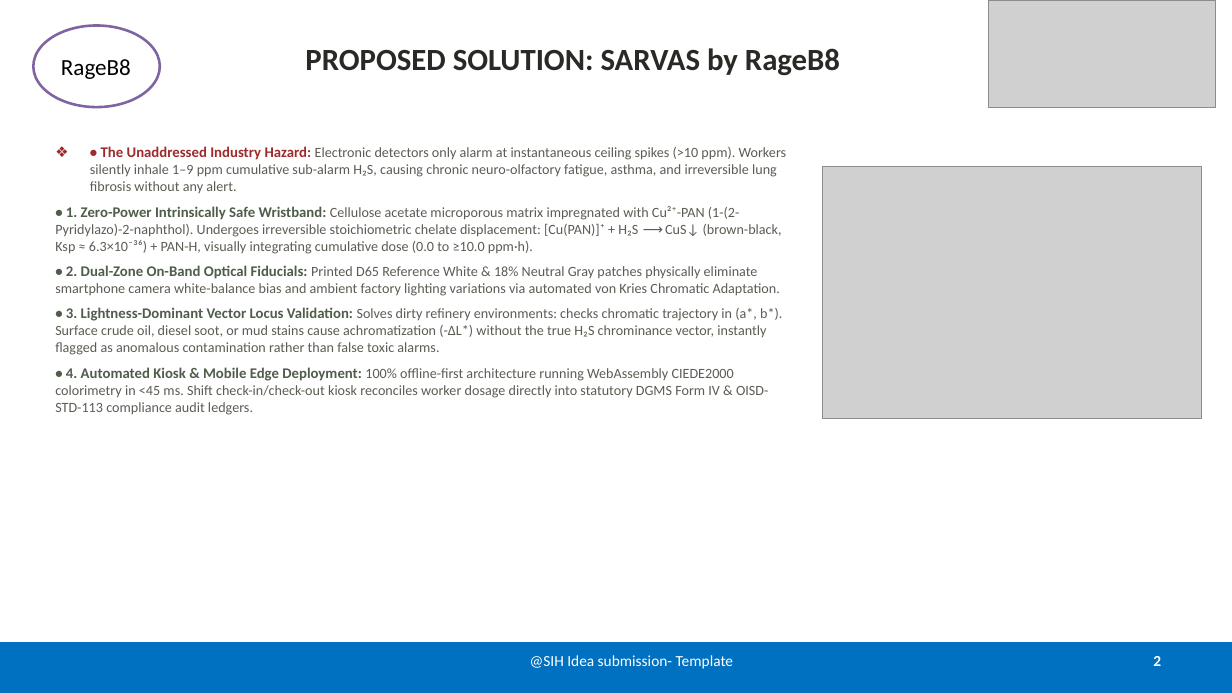
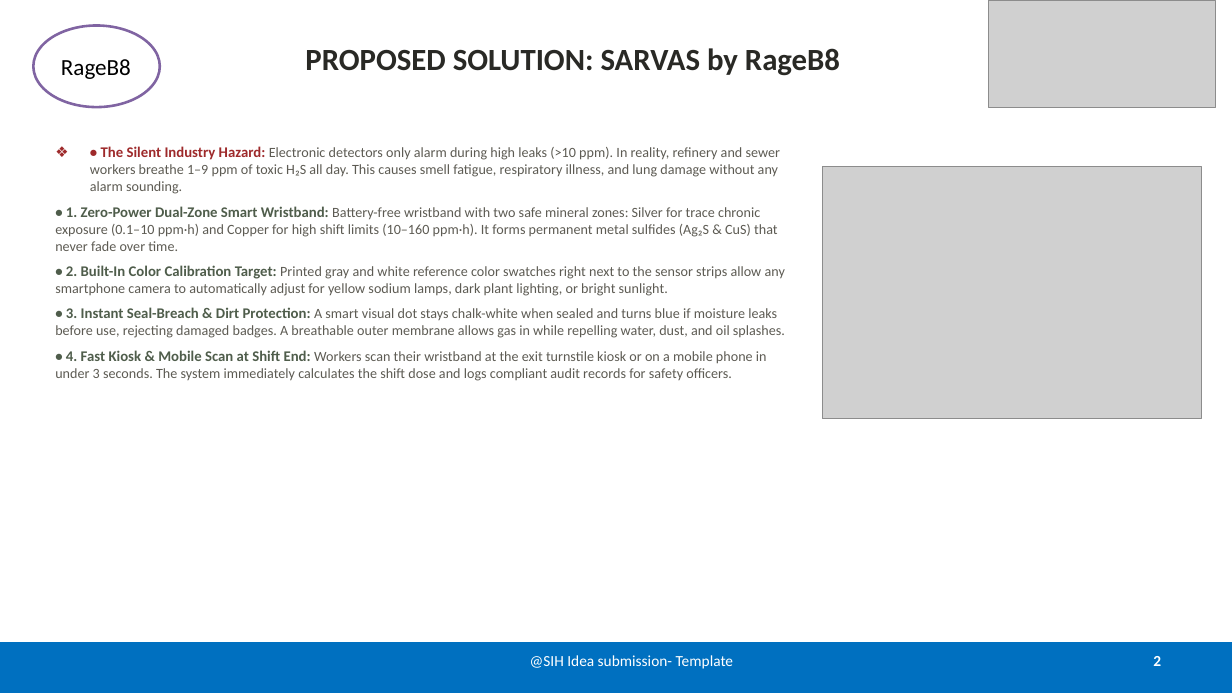
Before and after one commit to Reya-Doshi/118, a slide deck: slide 2 of RageB8_SIH_2026_Submission.pptx. Drawn at 1232x693 pixels with LibreOffice and Linux fonts; fonts in the diff are those of the drawing; grey boxes stand for pictures. Boxes give left, top, right and bottom in pixels: in the first picture for what was removed or moved away, otherwise in the second. Text is boxed around its words. In the diff, an @@ line names an element or a change of style, - is before the commit and + after.

```diff
--- a/RageB8_SIH_2026_Submission.pptx
+++ b/RageB8_SIH_2026_Submission.pptx
@@ text at box(55, 146, 785, 381): text changed @@
-❖ • The Unaddressed Industry Hazard: Electronic detectors only alarm at instantaneous ceiling spikes (>10 ppm). Workers silently inhale 1–9 ppm cumulative sub-alarm H₂S, causing chronic neuro-olfactory fatigue, asthma, and irreversible lung fibrosis without any alert.
-• 1. Zero-Power Intrinsically Safe Wristband: Cellulose acetate microporous matrix impregnated with Cu²⁺-PAN (1-(2-Pyridylazo)-2-naphthol). Undergoes irreversible stoichiometric chelate displacement: [Cu(PAN)]⁺ + H₂S ⟶ CuS↓ (brown-black, Ksp ≈ 6.3×10⁻³⁶) + PAN-H, visually integrating cumulative dose (0.0 to ≥10.0 ppm·h).
-• 2. Dual-Zone On-Band Optical Fiducials: Printed D65 Reference White & 18% Neutral Gray patches physically eliminate smartphone camera white-balance bias and ambient factory lighting variations via automated von Kries Chromatic Adaptation.
-• 3. Lightness-Dominant Vector Locus Validation: Solves dirty refinery environments: checks chromatic trajectory in (a*, b*). Surface crude oil, diesel soot, or mud stains cause achromatization (-ΔL*) without the true H₂S chrominance vector, instantly flagged as anomalous contamination rather than false toxic alarms.
-• 4. Automated Kiosk & Mobile Edge Deployment: 100% offline-first architecture running WebAssembly CIEDE2000 colorimetry in <45 ms. Shift check-in/check-out kiosk reconciles worker dosage directly into statutory DGMS Form IV & OISD-STD-113 compliance audit ledgers.
+❖ • The Silent Industry Hazard: Electronic detectors only alarm during high leaks (>10 ppm). In reality, refinery and sewer workers breathe 1–9 ppm of toxic H₂S all day. This causes smell fatigue, respiratory illness, and lung damage without any alarm sounding.
+• 1. Zero-Power Dual-Zone Smart Wristband: Battery-free wristband with two safe mineral zones: Silver for trace chronic exposure (0.1–10 ppm·h) and Copper for high shift limits (10–160 ppm·h). It forms permanent metal sulfides (Ag₂S & CuS) that never fade over time.
+• 2. Built-In Color Calibration Target: Printed gray and white reference color swatches right next to the sensor strips allow any smartphone camera to automatically adjust for yellow sodium lamps, dark plant lighting, or bright sunlight.
+• 3. Instant Seal-Breach & Dirt Protection: A smart visual dot stays chalk-white when sealed and turns blue if moisture leaks before use, rejecting damaged badges. A breathable outer membrane allows gas in while repelling water, dust, and oil splashes.
+• 4. Fast Kiosk & Mobile Scan at Shift End: Workers scan their wristband at the exit turnstile kiosk or on a mobile phone in under 3 seconds. The system immediately calculates the shift dose and logs compliant audit records for safety officers.
```
Also in this commit, not shown: 4 other slides changed, 2 other files.
